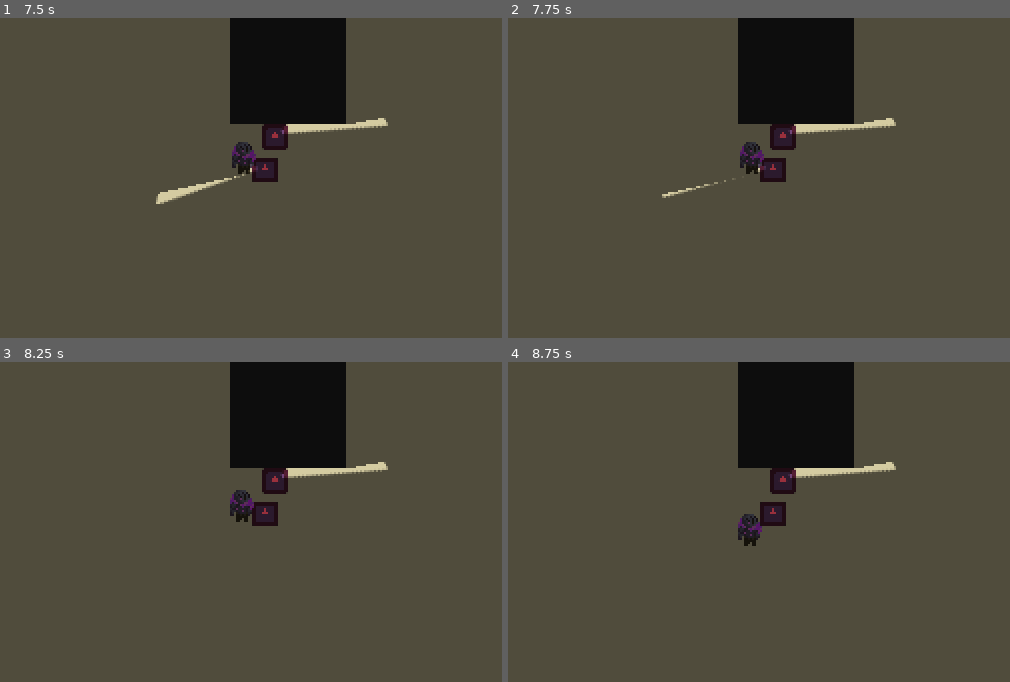
Above: before the commit, frames 1-4 (two rows, left to right).
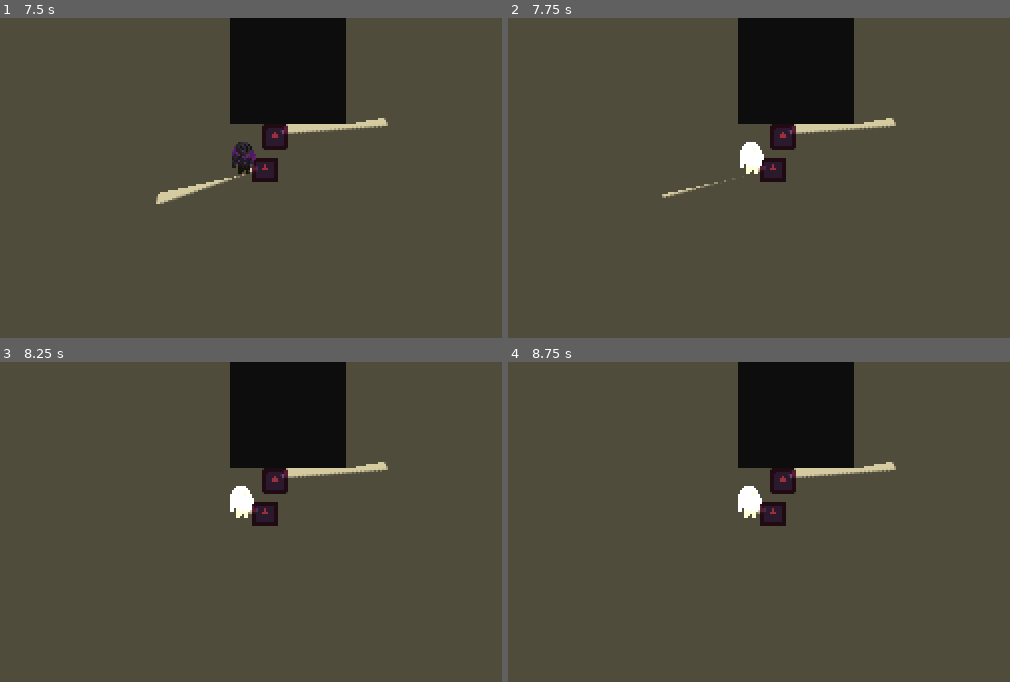
Above: after the commit, the same moments.

Repository: SimchadeLange/GamepieGamejam
Game: Godot game, scene res://scenes/levels/main.tscn
Two runs of this game, one before a commit and one after it. Both use one fixed random seed, a clock stepped at 60 frames per second and the inputs below. The engine's default icon, where the game draws it, is replaced by a stand-in: a white triangle on a blue panel in a dark square.
Inputs (mouse positions are in pixels of both pictures, inside the frame that each line leads up to):
- Up to frame 1 (7.5 s): tap Enter at 0.5 s; move the mouse to (150, 270) at 0.52 s; press the mouse at (150, 270) at 0.53 s; hold Up (move_up) 0.53-2.03 s; move the mouse to (376, 251) at 1.27 s; release the mouse at (376, 251) at 1.28 s; click (376, 251) at 1.35 s; move the mouse to (outside the picture) at 2.02 s; hold Space (roll) 2.03-2.78 s; hold Left (move_left) 2.03-3.53 s; click (outside the picture) at 2.3 s; move the mouse to (215, 197) at 2.77 s; click (215, 197) at 2.85 s; move the mouse to (85, 107) at 3.52 s; press the mouse at (85, 107) at 3.53 s; hold Down (move_down) 3.53-4.28 s; move the mouse to (321, 181) at 4.27 s; release the mouse at (321, 181) at 4.28 s; hold Right (move_right) 4.28-5.03 s; tap Space (roll) at 4.35 s; click (321, 181) at 4.55 s; move the mouse to (55, 216) at 5.02 s; press the mouse at (55, 216) at 5.03 s; hold Up (move_up) 5.03-5.78 s; move the mouse to (245, 120) at 5.77 s; release the mouse at (245, 120) at 5.78 s; hold Right (move_right) from 5.78 s (still down); click (245, 120) at 5.85 s; move the mouse to (150, 270) at 6.52 s; hold Space (roll) 6.53-7.28 s; click (150, 270) at 6.8 s; move the mouse to (376, 251) at 7.27 s; click (376, 251) at 7.35 s
- Up to frame 2 (7.75 s): keep holding Right (move_right)
- Up to frame 3 (8.25 s): move the mouse to (outside the picture) at 8.02 s; release Right (move_right) at 8.03 s; press the mouse at (outside the picture) at 8.03 s; hold Down (move_down) from 8.03 s (still down)
- Up to frame 4 (8.75 s): keep holding Down (move_down)

Frame 1 is identical in both runs. In frame 2, 0.4% of the frame differs, in the area x 46-51%, y 38-49%; in frame 3, 0.4%; in frame 4, 0.7%, in the area x 45-52%, y 38-58%.

Commit message:
working on hit state

Diff:
--- a/game_jam_00/scenes/player.tscn
+++ b/game_jam_00/scenes/player.tscn
@@ -3,6 +3,7 @@
 [ext_resource type="Script" uid="uid://bxnod8igdpq6p" path="res://scripts/player/player.gd" id="1_g2els"]
 [ext_resource type="Texture2D" uid="uid://dkhiagurhw5fw" path="res://assets/player.png" id="2_y4r1p"]
 [ext_resource type="Script" uid="uid://chfe63j6kexn2" path="res://scripts/resources/interact_component.gd" id="3_d2wvv"]
+[ext_resource type="Script" uid="uid://cgh6osdii5pgf" path="res://scripts/resources/flash_component.gd" id="3_oprun"]
 [ext_resource type="Script" uid="uid://ctk743jn0ttiy" path="res://scripts/resources/statemachine/state_machine.gd" id="3_qhqgy"]
 [ext_resource type="Script" uid="uid://dkbomf5xkxumd" path="res://scripts/resources/health_component.gd" id="3_ur7pv"]
 [ext_resource type="Script" uid="uid://debfixgfwcphs" path="res://scripts/player/idle_state.gd" id="4_dqkch"]
@@ -13,6 +14,7 @@
 [ext_resource type="Script" uid="uid://cneafiljv3m33" path="res://scripts/player/dead_state.gd" id="7_smehm"]
 [ext_resource type="Script" uid="uid://4blfegepmauf" path="res://scripts/player/hit_state.gd" id="8_ur7pv"]
 [ext_resource type="Script" uid="uid://207f4hdovnwp" path="res://scripts/player/attacking_state.gd" id="11_3v2ag"]
+[ext_resource type="Script" uid="uid://drwktm1nmfaug" path="res://scripts/player/sleeping_state.gd" id="13_f1ej7"]
 
 [sub_resource type="OccluderPolygon2D" id="OccluderPolygon2D_bq816"]
 polygon = PackedVector2Array(-5, -1, -3, 0, -2, 6, 2, 6, 4, 1, 4, -7, 1, -10, -2, -10, -5, -7)
@@ -95,7 +97,7 @@
 &"walking": SubResource("Animation_jej6c")
 }
 
-[node name="Player" type="CharacterBody2D" unique_id=291136771 node_paths=PackedStringArray("sprite", "anim_tree", "health_component", "movement_component", "interact_component", "state_machine", "dead_state")]
+[node name="Player" type="CharacterBody2D" unique_id=291136771 node_paths=PackedStringArray("sprite", "anim_tree", "health_component", "movement_component", "interact_component", "state_machine", "dead_state", "hit_state")]
 z_index = 1
 collision_layer = 2
 collision_mask = 9
@@ -107,6 +109,7 @@
 interact_component = NodePath("InteractComponent")
 state_machine = NodePath("StateMachine")
 dead_state = NodePath("StateMachine/Dead")
+hit_state = NodePath("StateMachine/Hit")
 
 [node name="LightOccluder2D" type="LightOccluder2D" parent="." unique_id=268790705]
 visibility_layer = 0
@@ -116,6 +119,10 @@
 texture = ExtResource("2_y4r1p")
 offset = Vector2(0, -2)
 hframes = 6
+
+[node name="FlashComponent" type="Node" parent="." unique_id=1632185856 node_paths=PackedStringArray("sprites")]
+script = ExtResource("3_oprun")
+sprites = [NodePath("../Sprite2D")]
 
 [node name="CollisionShape2D" type="CollisionShape2D" parent="." unique_id=220740742]
 visible = false
@@ -186,9 +193,16 @@
 script = ExtResource("7_smehm")
 can_move = false
 
-[node name="Hit" type="Node" parent="StateMachine" unique_id=507577917]
+[node name="Hit" type="Node" parent="StateMachine" unique_id=507577917 node_paths=PackedStringArray("idle_state", "flash_component", "hit_duration_timer")]
 script = ExtResource("8_ur7pv")
-can_move = false
+idle_state = NodePath("../Idle")
+flash_component = NodePath("../../FlashComponent")
+hit_duration_timer = NodePath("HitDuration")
+can_move = false
+
+[node name="HitDuration" type="Timer" parent="StateMachine/Hit" unique_id=601792895]
+wait_time = 0.2
+one_shot = true
 
 [node name="Attacking" type="Node" parent="StateMachine" unique_id=332902539 node_paths=PackedStringArray("idle_state", "attack_duration_timer", "interact_component")]
 script = ExtResource("11_3v2ag")
@@ -199,6 +213,12 @@
 
 [node name="AttackDuration" type="Timer" parent="StateMachine/Attacking" unique_id=1419512071]
 one_shot = true
+
+[node name="Sleeping" type="Node" parent="StateMachine" unique_id=1855003863 node_paths=PackedStringArray("movement_component")]
+process_mode = 1
+script = ExtResource("13_f1ej7")
+movement_component = NodePath("../../MovementComponent")
+can_move = false
 
 [node name="AnimationTree" type="AnimationTree" parent="." unique_id=1530141892]
 active = false
--- a/game_jam_00/scripts/globals.gd
+++ b/game_jam_00/scripts/globals.gd
@@ -4,3 +4,4 @@
 signal has_player
 
 var player: Player
+var available_players: Array[Player]
--- a/game_jam_00/scripts/player/hit_state.gd
+++ b/game_jam_00/scripts/player/hit_state.gd
@@ -1,5 +1,18 @@
 extends State
 
+@export var idle_state: State
+@export var flash_component: FlashComponent
+@export var hit_duration_timer: Timer
+
+func _ready() -> void:
+	hit_duration_timer.timeout.connect(_on_hit_duration_timeout)
 
 func on_enter() -> void:
-	pass
+	hit_duration_timer.start()
+	flash_component.flash()
+
+func on_exit() -> void:
+	hit_duration_timer.stop()
+
+func _on_hit_duration_timeout() -> void:
+	next_state = idle_state
--- a/game_jam_00/scripts/player/player.gd
+++ b/game_jam_00/scripts/player/player.gd
@@ -13,6 +13,7 @@
 @export_category("States")
 @export var state_machine: CharacterStateMachine
 @export var dead_state: State
+@export var hit_state: State
 
 var can_roll: bool = true
 
@@ -20,7 +21,9 @@
 	anim_tree.active = true
 	Globals.player = self
 	Globals.has_player.emit()
-	health_component.on_death.connect(dead)
+	health_component.on_death.connect(_on_death)
+	health_component.on_damage.connect(_on_hit)
+
 
 func _physics_process(delta: float) -> void:
 	movement_component.dir.x = Input.get_axis("move_left", "move_right")
@@ -35,5 +38,8 @@
 	if movement_component.dir and movement_component.can_move:
 		interact_component.position = movement_component.dir.normalized() * 8
 
-func dead() -> void:
+func _on_death() -> void:
 	state_machine.current_state.next_state = dead_state
+
+func _on_hit(_attack: Attack) -> void:
+	state_machine.current_state.next_state = hit_state
--- /dev/null
+++ b/game_jam_00/scripts/player/sleeping_state.gd
@@ -0,0 +1,9 @@
+extends State
+
+@export var movement_component: MovementComponent
+
+func on_enter() -> void:
+	movement_component.process_mode = Node.PROCESS_MODE_DISABLED
+
+func on_exit() -> void:
+	movement_component.process_mode = Node.PROCESS_MODE_PAUSABLE
--- /dev/null
+++ b/game_jam_00/scripts/resources/flash_component.gd
@@ -0,0 +1,15 @@
+extends Node
+
+class_name FlashComponent
+
+@export var sprites: Array[Sprite2D]
+
+
+func flash() -> void:
+	sprites.all(_modulate_flash)
+
+func _modulate_flash(sprite: Sprite2D) -> void:
+	if sprite.self_modulate != Color(18.892, 18.892, 18.892, 1.0):
+		sprite.self_modulate = Color(18.892, 18.892, 18.892, 1.0)
+	else:
+		sprite.self_modulate = Color(1.0, 1.0, 1.0, 1.0)
Not shown, added: game_jam_00/scripts/player/sleeping_state.gd.uid
Not shown, added: game_jam_00/scripts/resources/flash_component.gd.uid
